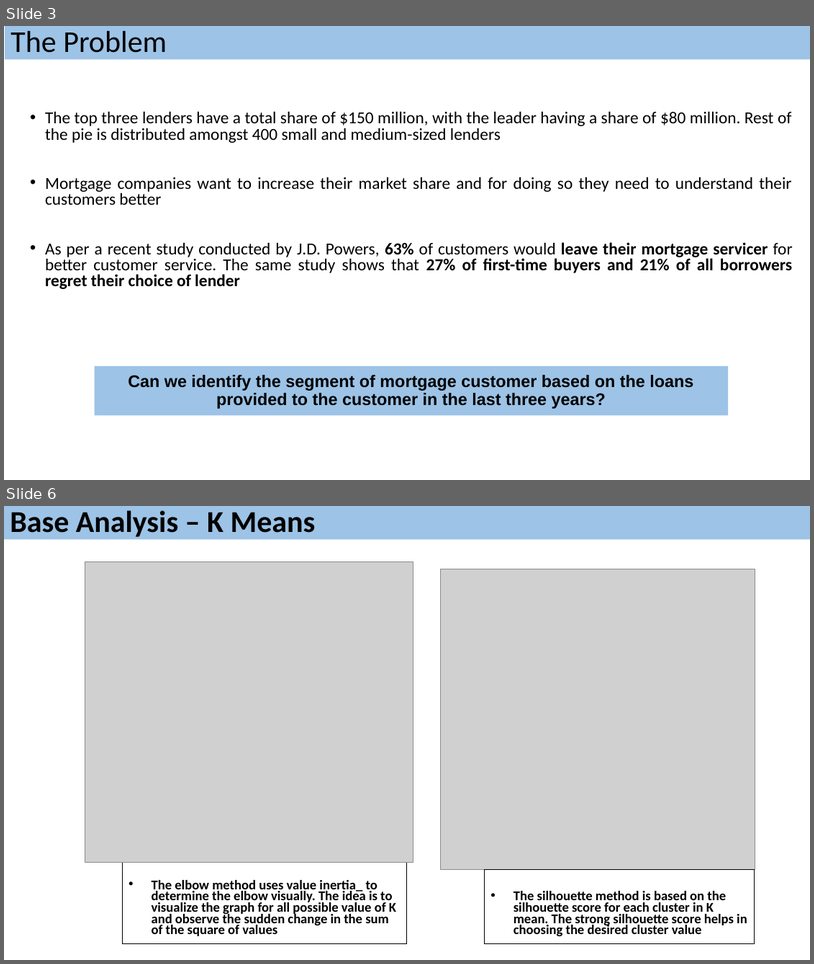
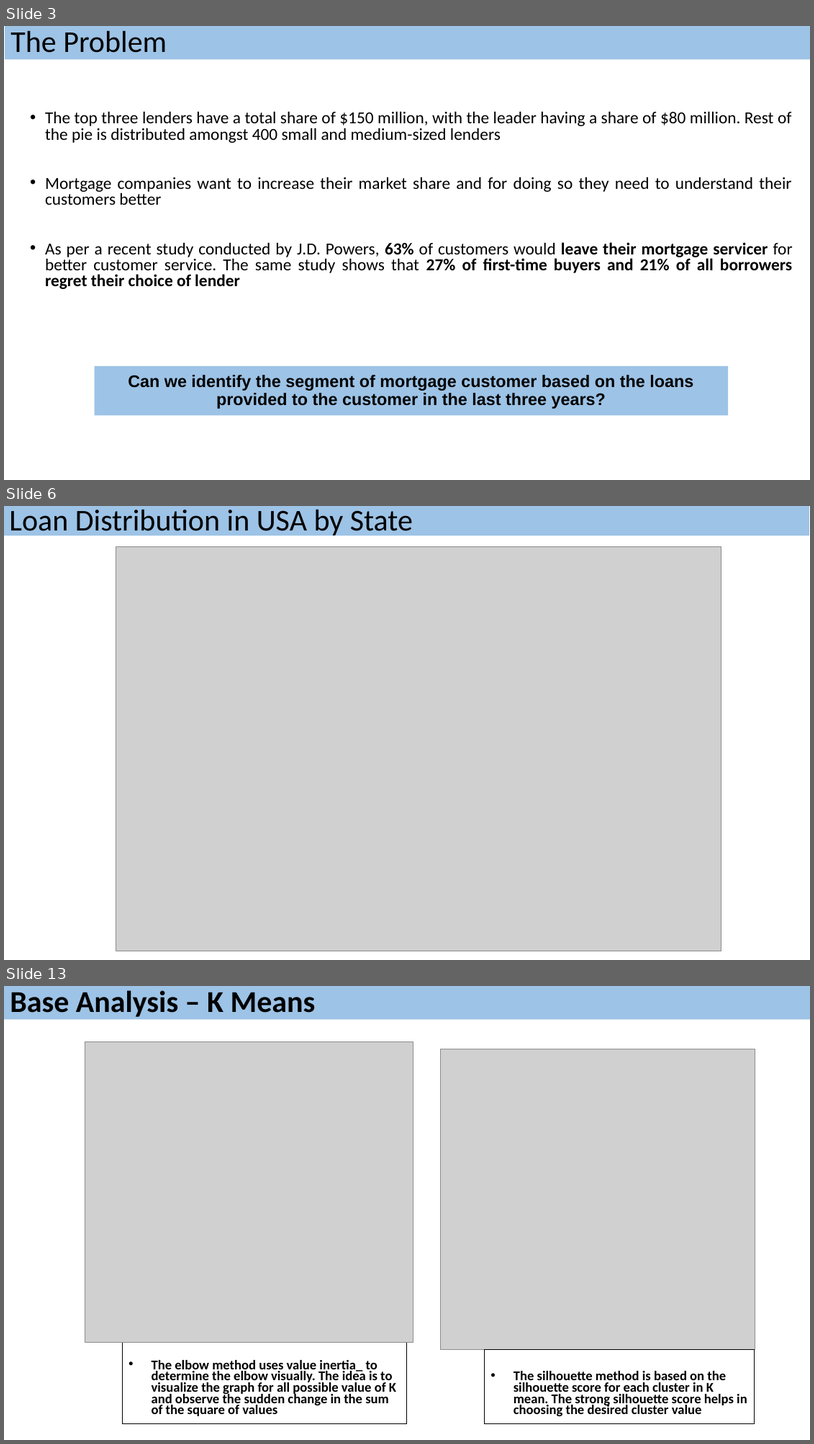
Before and after one commit to saurabhspundir/MortgageCustomerSegmentation, a slide deck: MortgageCustomerSegmentationSlides.pptx. Shown one above the other, each under a label of ours: slides 3 and 6 before the commit, slides 3, 6 and 13 after it; the slides between them are not shown. The pictures are 814x964 and 814x1444 pixels, drawn with LibreOffice and Linux fonts; fonts in the diff are those of the drawing; grey boxes stand for pictures. Boxes give left, top, right and bottom in pixels: in the first picture for what was removed or moved away, otherwise in the second. Text is boxed around its words. In the diff, an @@ line names an element or a change of style, - is before the commit and + after.

```diff
--- a/MortgageCustomerSegmentationSlides.pptx
+++ b/MortgageCustomerSegmentationSlides.pptx
@@ slide 6 added at box(4, 506, 810, 960), background #FFFFFF @@
@@ rectangle added at box(4, 506, 810, 536), fill #9DC3E6, 36 pt, text #000000 @@
+Loan Distribution in USA by State
@@ picture added at box(116, 546, 722, 951) @@
@@ what was slide 6 is now slide 13 @@
```
Also in this commit, not shown: 9 slides changed, 6 other slides added.
